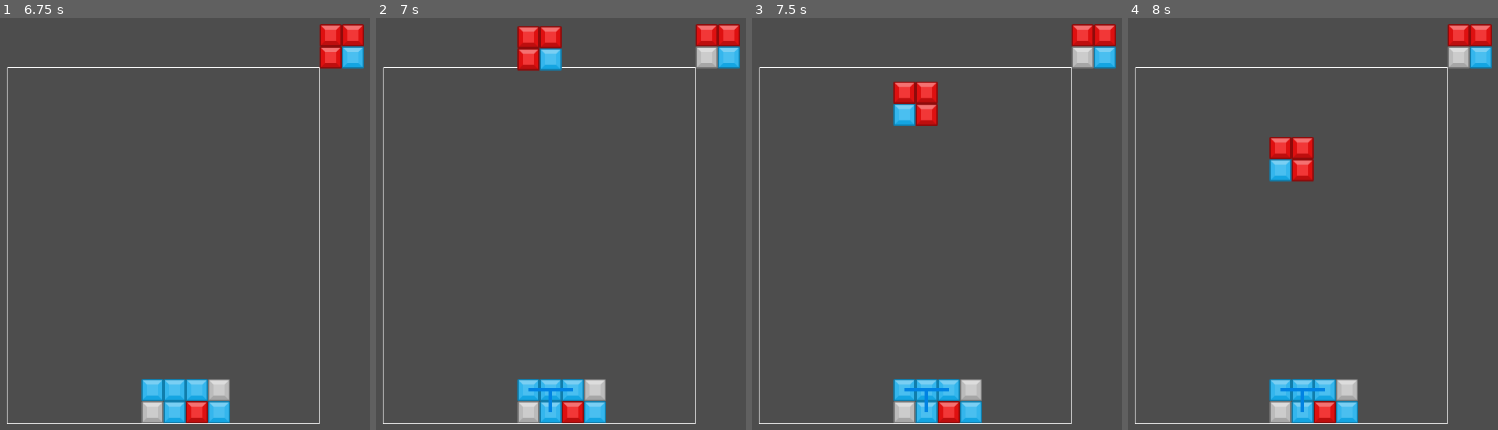
Above: before the commit, frames 1-4 (left to right).
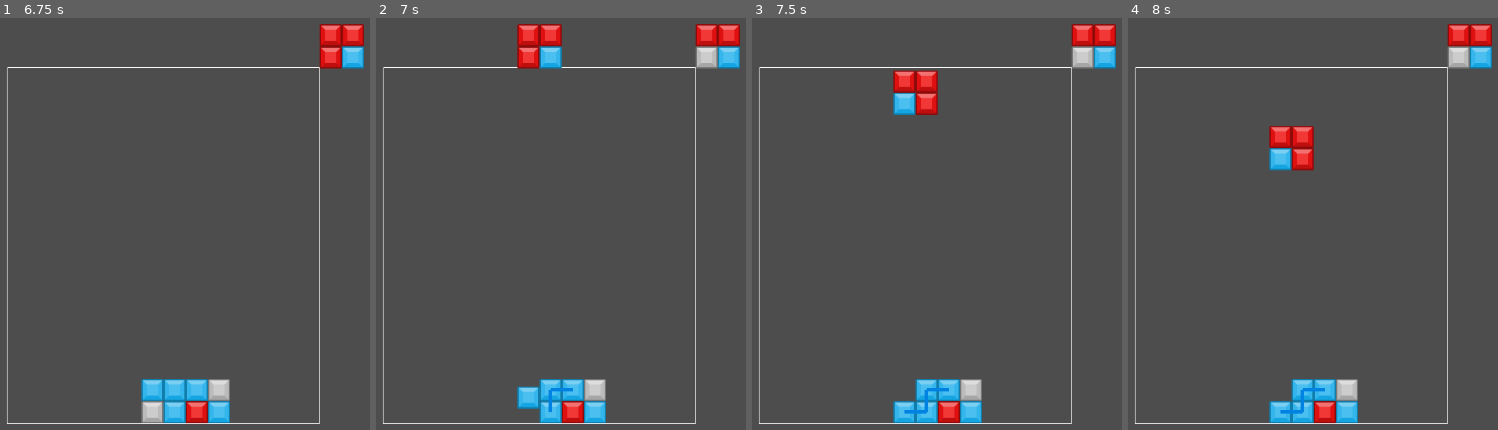
Above: after the commit, the same moments.

Repository: CosecantX/Looper
Game: Godot game, scene res://Scenes/game.tscn
Two runs of this game, one before a commit and one after it. Both use one fixed random seed, a clock stepped at 60 frames per second and the inputs below.
Inputs:
- Up to frame 1 (6.75 s): hold Right (ui_right) 0.53-1.28 s; tap Z (rotate_ccw) every 1.5 s from 0.6 to 6.6 s; hold Down (ui_down) 1.28-2.03 s; tap X (rotate_cw) every 1.5 s from 1.35 to 5.85 s; hold Right (ui_right) 2.03-3.53 s; tap Enter at 2.75 s; hold Left (ui_left) 3.53-5.03 s; hold Down (ui_down) 5.03-5.78 s; hold Right (ui_right) from 5.78 s (still down); tap Space at 6.5 s
- Up to frame 2 (7 s): keep holding Right (ui_right)
- Up to frame 3 (7.5 s): keep holding Right (ui_right); tap X (rotate_cw) at 7.35 s
- Up to frame 4 (8 s): keep holding Right (ui_right)

Frame 1 is identical in both runs. In frame 2, 1.1% of the frame differs, in the area x 38-51%, y 1-99%; in frame 3, 2.1%; in frame 4, 2.1%, in the area x 38-51%, y 26-99%.

Commit message:
made grey blocks at bottom of board drop out

Diff:
--- a/Scenes/Board/board.gd
+++ b/Scenes/Board/board.gd
@@ -46,6 +46,8 @@
 var loop_found : bool = false
 # Blocks to "pop" or remove from board
 var blocks_to_pop : Array[Block]
+# Grey blocks at bottom of screen to remove
+var bottom_grey_blocks : Array[Block]
 # Fall speed for clump
 var fall_speed : float = initial_fall_speed
 
@@ -71,6 +73,9 @@
 		move_clump(movement, delta)
 	# Make blocks fall if current state is BLOCKS_FALLING
 	if state == states.BLOCKS_FALLING:
+		mark_bottom_greys()
+		if bottom_grey_blocks:
+			remove_bottom_greys()
 		mark_blocks_to_drop()
 		if falling_blocks:
 			drop_blocks(delta)
@@ -233,6 +238,23 @@
 	for block in blocks_to_pop:
 		remove_from_board(block.pos)
 	blocks_to_pop = []
+	queue_redraw()
+
+# Mark grey blocks at bottom of board for removal
+func mark_bottom_greys() -> void:
+	for x in board_size.x:
+		for y in range(board_size.y - 1, 1, -1):
+			if get_if_board_without_borders(Vector2i(x, y)):
+				if get_board(Vector2i(x, y)).color == COLORS.GREY:
+					bottom_grey_blocks.append(get_board(Vector2i(x, y)))
+				else:
+					break
+
+# Remove grey blocks at bottom of board
+func remove_bottom_greys() -> void:
+	for block in bottom_grey_blocks:
+		remove_from_board(block.pos)
+	bottom_grey_blocks = []
 	queue_redraw()
 
 # Reset board's visited tags
